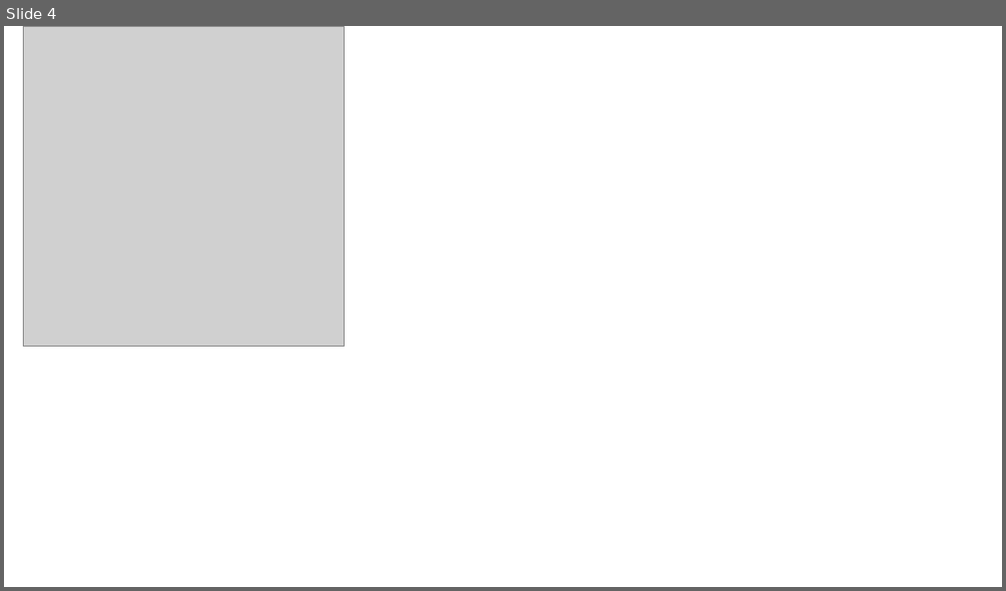
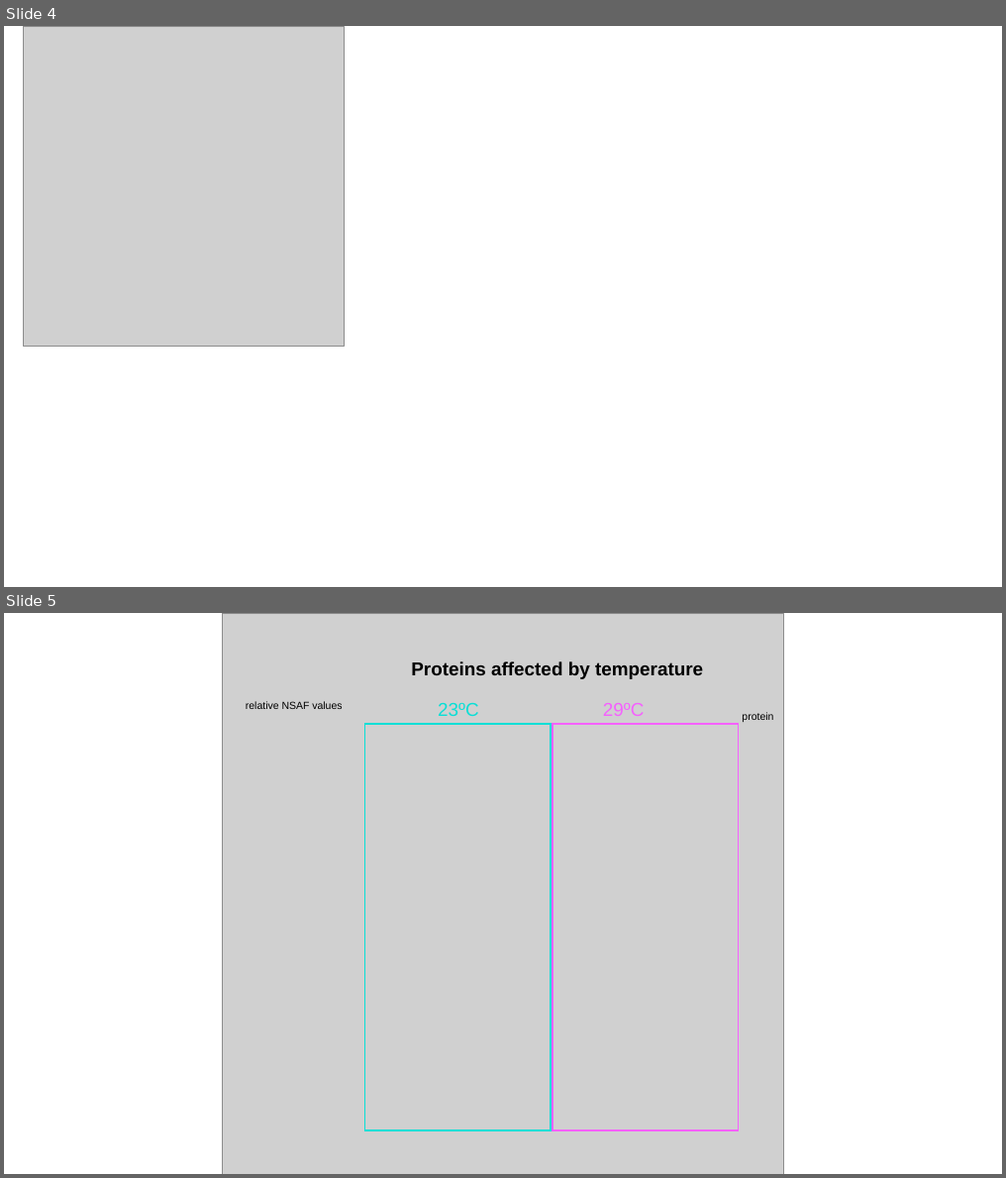
Before and after one commit to shellytrigg/OysterSeedProject, a slide deck: analysis/ASCA/ASCA_filtered_proteins/ManuscriptFigs_ASCA.pptx. Shown one above the other, each under a label of ours: slide 4 before the commit, slides 4 and 5 after it. The pictures are 1006x591 and 1006x1178 pixels, drawn with LibreOffice and Linux fonts; fonts in the diff are those of the drawing; grey boxes stand for pictures. Boxes give left, top, right and bottom in pixels: in the first picture for what was removed or moved away, otherwise in the second. Text is boxed around its words. In the diff, an @@ line names an element or a change of style, - is before the commit and + after.

```diff
--- a/analysis/ASCA/ASCA_filtered_proteins/ManuscriptFigs_ASCA.pptx
+++ b/analysis/ASCA/ASCA_filtered_proteins/ManuscriptFigs_ASCA.pptx
@@ slide 5 added at bbox=[4, 613, 1002, 1174], background #FFFFFF @@
@@ picture added at bbox=[223, 613, 784, 1174] @@
@@ text added at bbox=[411, 662, 703, 679], 18 pt, text #000000, bold @@
+Proteins affected by temperature
@@ text added at bbox=[246, 701, 342, 709], 10 pt, text #000000 @@
+relative NSAF values
@@ rectangle added at bbox=[364, 724, 550, 1131], outline #09DFD6 1.5 pt @@
@@ text added at bbox=[438, 703, 479, 716], 18 pt, text #09DFD6 @@
+23ºC
@@ rectangle added at bbox=[552, 724, 739, 1131], outline #F561FF 1.5 pt @@
@@ text added at bbox=[603, 703, 645, 716], 18 pt, text #F561FF @@
+29ºC
@@ text added at bbox=[742, 712, 773, 722], 10 pt, text #000000 @@
+protein
```
Also in this commit, not shown: 2 other slides added, 3 other files.
